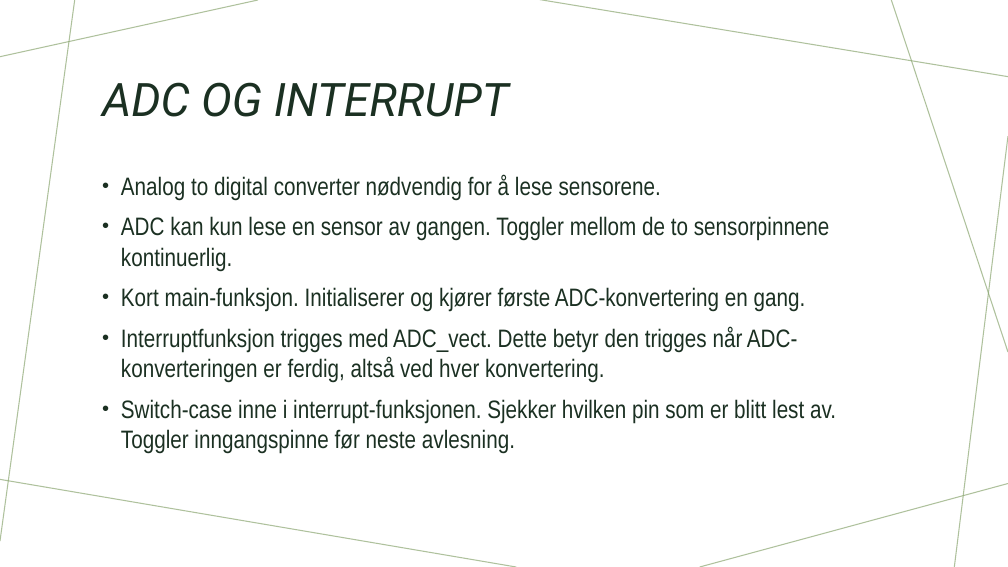
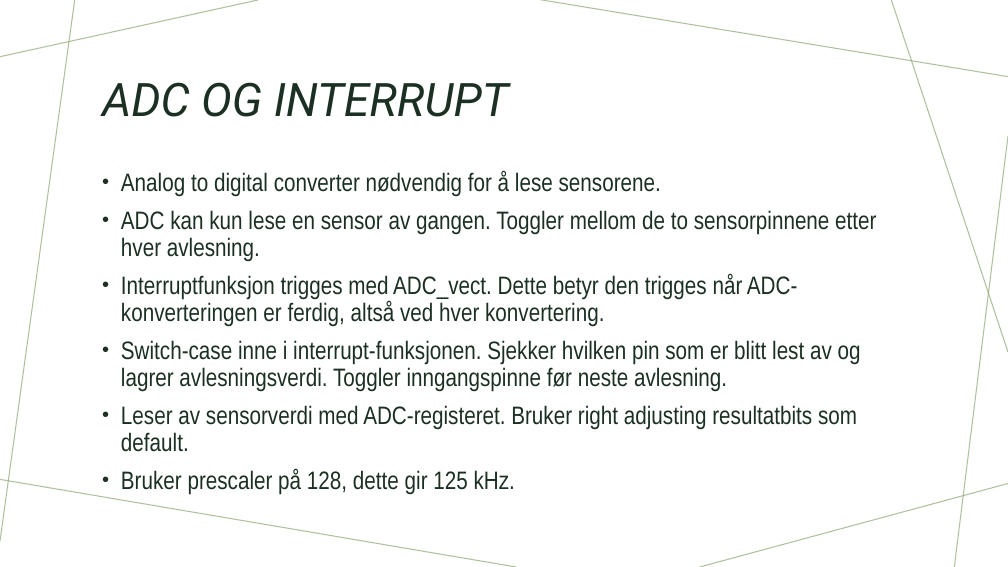
Before and after one commit to IELET2111-project/Hourglass, a slide deck: slide 4 of Presentasjon mikrokontrollere.pptx. Drawn at 1008x567 pixels with LibreOffice and Linux fonts; fonts in the diff are those of the drawing. Boxes give left, top, right and bottom in pixels: in the first picture for what was removed or moved away, otherwise in the second. Text is boxed around its words. In the diff, an @@ line names an element or a change of style, - is before the commit and + after.

```diff
--- a/Presentasjon mikrokontrollere.pptx
+++ b/Presentasjon mikrokontrollere.pptx
@@ text at [121,170,797,327]: line spacing 1 to 0.9 @@
@@ text at [121,210,876,262]: text changed @@
-• ADC kan kun lese en sensor av gangen. Toggler mellom de to sensorpinnene kontinuerlig.
-• Kort main-funksjon. Initialiserer og kjører første ADC-konvertering en gang.
+• ADC kan kun lese en sensor av gangen. Toggler mellom de to sensorpinnene etter hver avlesning.
@@ text at [121,340,861,495]: text changed @@
-• Switch-case inne i interrupt-funksjonen. Sjekker hvilken pin som er blitt lest av. Toggler inngangspinne før neste avlesning.
+• Switch-case inne i interrupt-funksjonen. Sjekker hvilken pin som er blitt lest av og lagrer avlesningsverdi. Toggler inngangspinne før neste avlesning.
+• Leser av sensorverdi med ADC-registeret. Bruker right adjusting resultatbits som default.
+• Bruker prescaler på 128, dette gir 125 kHz.
```
Also in this commit, not shown: 4 other slides changed, 2 slides added, 2 slides removed.
